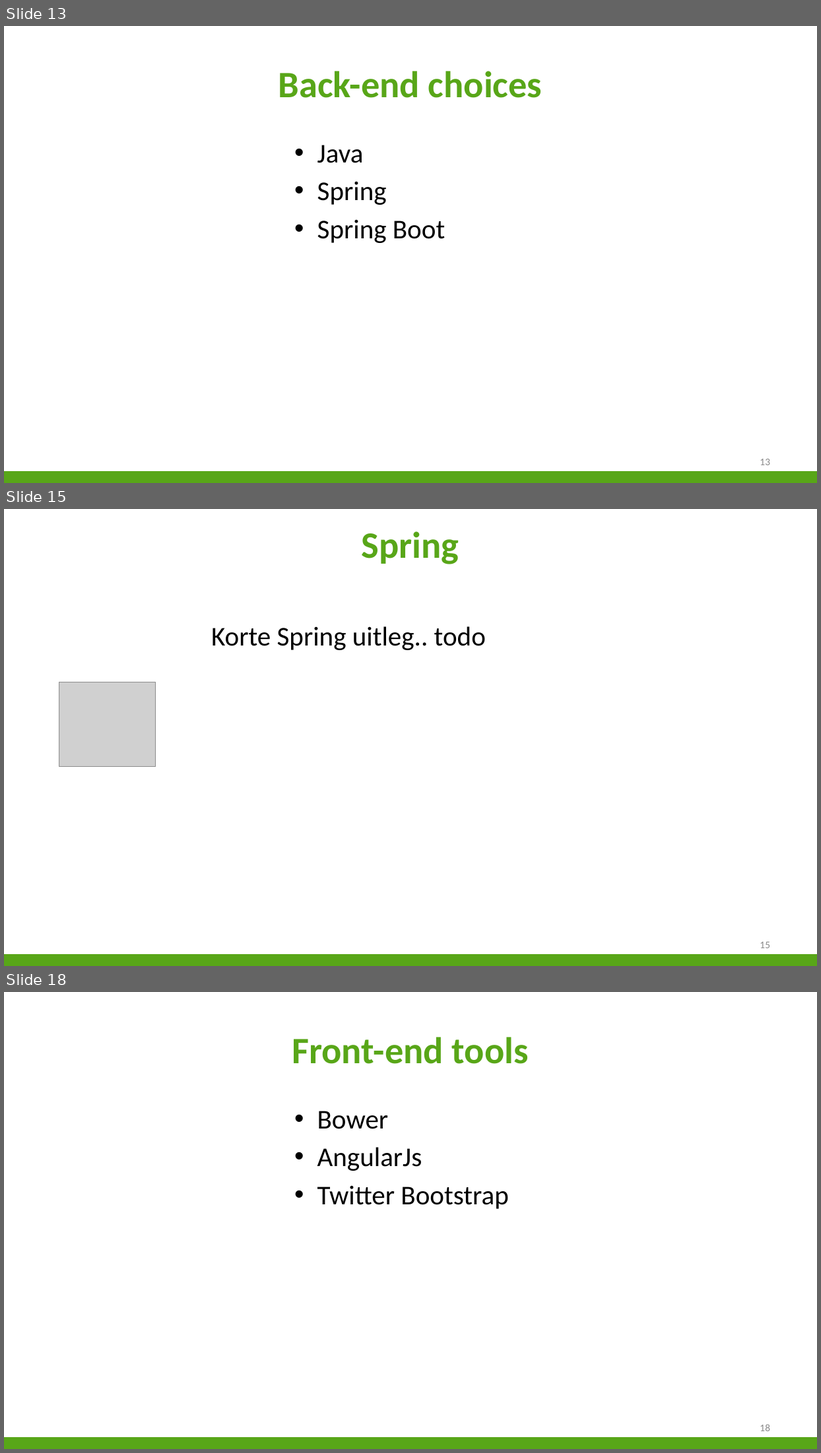
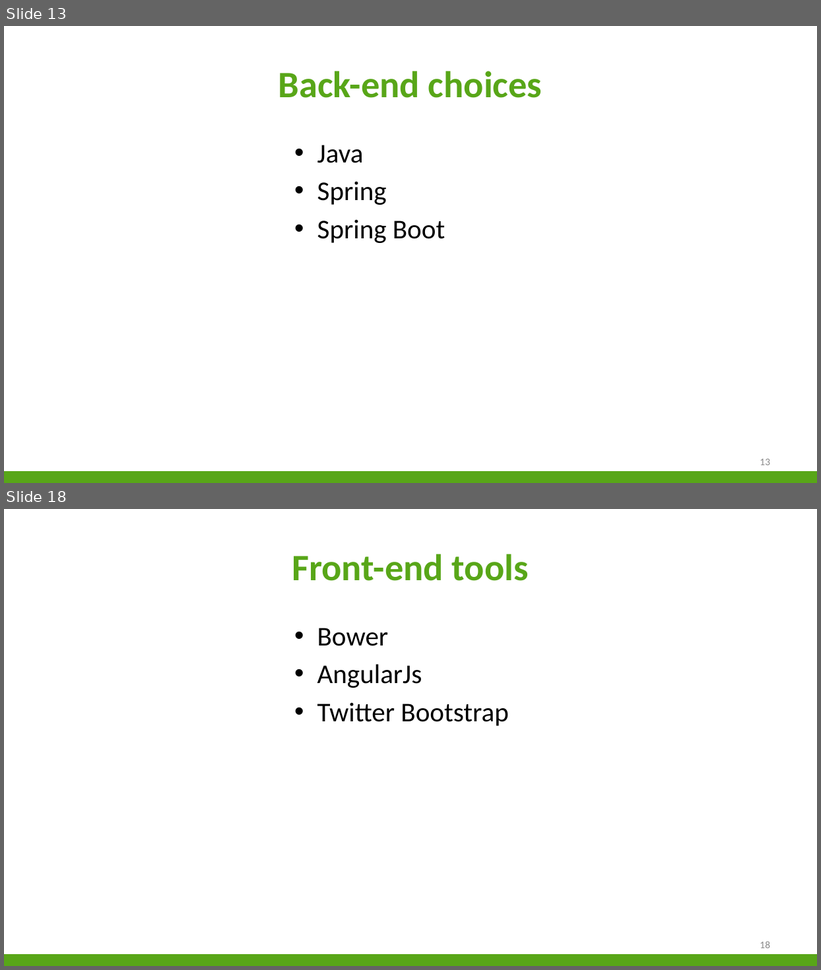
Before and after one commit to niekvandael/iTalent, a slide deck: italent/documents/Presentatie/Presentatie.pptx. Shown one above the other, each under a label of ours: slides 13, 15 and 18 before the commit, slides 13 and 18 after it; the slides between them are not shown. The pictures are 821x1453 and 821x970 pixels, drawn with LibreOffice and Linux fonts; fonts in the diff are those of the drawing; grey boxes stand for pictures; background and template pictures are left out. Boxes give left, top, right and bottom in pixels: in the first picture for what was removed or moved away, otherwise in the second. Text is boxed around its words. In the diff, an @@ line names an element or a change of style, - is before the commit and + after.

```diff
--- a/italent/documents/Presentatie/Presentatie.pptx
+++ b/italent/documents/Presentatie/Presentatie.pptx
@@ slide 15 removed at (x1=4, y1=509, x2=817, y2=966), background #FFFFFF; not listed: 1 template element that a slide beside it also shows @@
@@ title removed at (x1=362, y1=531, x2=459, y2=564) @@
-Spring
@@ text removed at (x1=211, y1=626, x2=486, y2=650) @@
-Korte Spring uitleg.. todo
@@ picture removed at (x1=59, y1=682, x2=155, y2=767) @@
@@ page number removed at (x1=760, y1=942, x2=770, y2=949) @@
-15
```
Also in this commit, not shown: 4 slides changed, 1 slide added.
